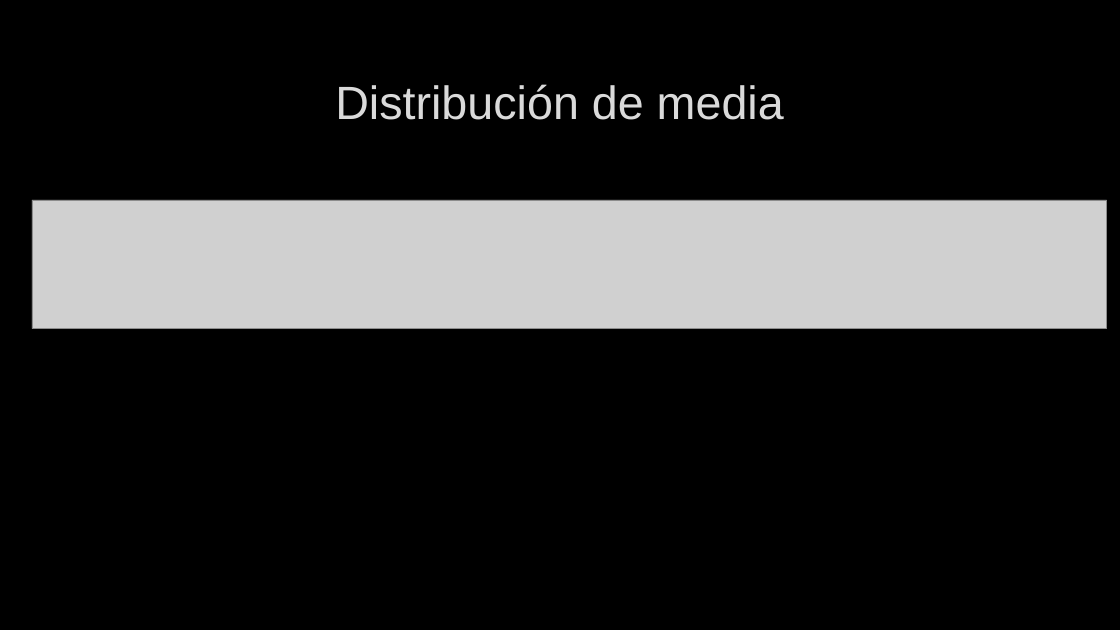
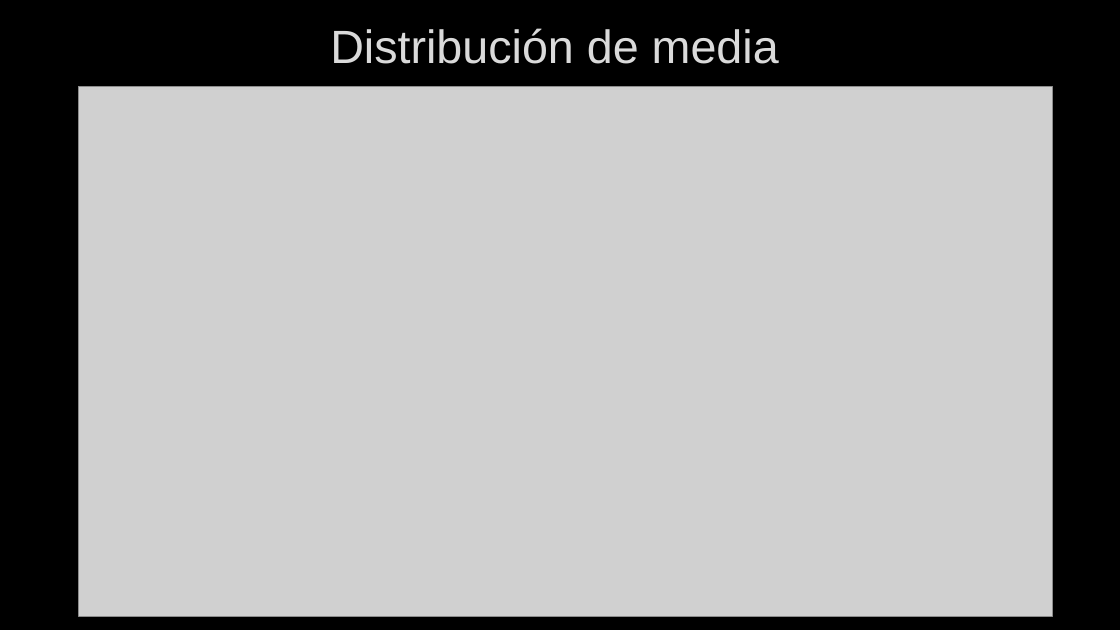
Before and after one commit to functional-programming-utpl-cc/proyectointegrador-valarmorghulis, a slide deck: slide 12 of Proyecto Integrador de saberes.pptx (slide 18 before the commit). Drawn at 1120x630 pixels with LibreOffice and Linux fonts; fonts in the diff are those of the drawing; grey boxes stand for pictures; background and template pictures are left out. Boxes give left, top, right and bottom in pixels: in the first picture for what was removed or moved away, otherwise in the second. Text is boxed around its words. In the diff, an @@ line names an element or a change of style, - is before the commit and + after.

```diff
--- a/Proyecto Integrador de saberes.pptx
+++ b/Proyecto Integrador de saberes.pptx
@@ title "Distribución de media": place and size @@
-title "Distribución de media" at <box>335,84,784,120</box>
+title "Distribución de media" at <box>330,28,779,64</box>
@@ picture added at <box>79,87,1053,616</box> @@
@@ picture: place and size @@
-picture at <box>32,200,1107,329</box>
+picture at <box>79,189,1053,312</box>
```
Also in this commit, not shown: 9 other slides changed, 1 slide added, 10 slides removed.
